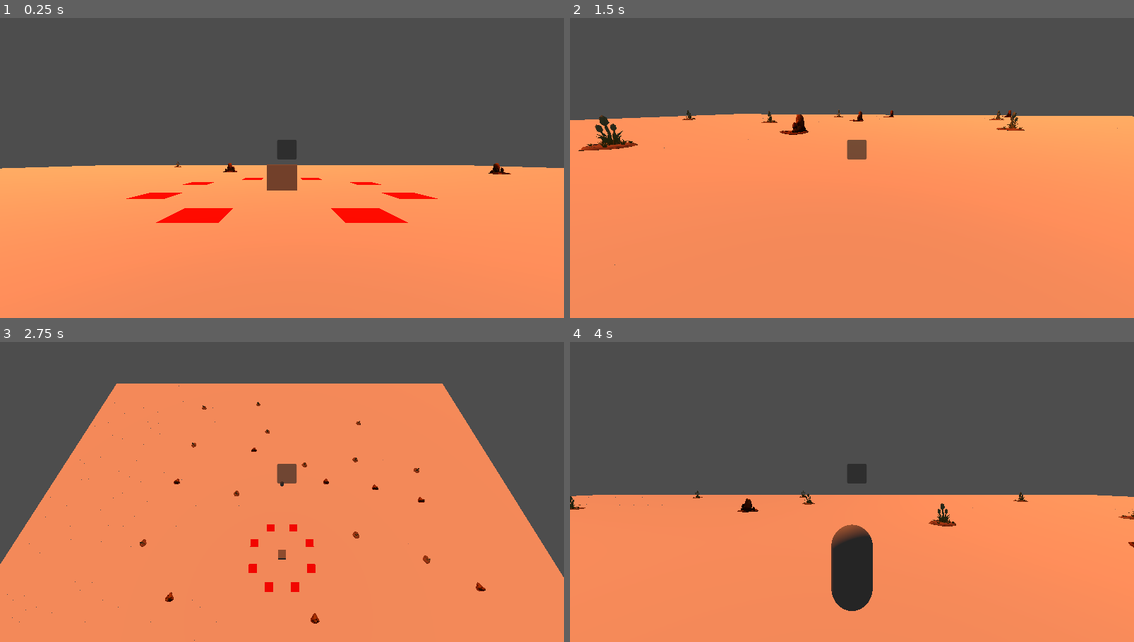
Above: before the commit, frames 1-4 (two rows, left to right).
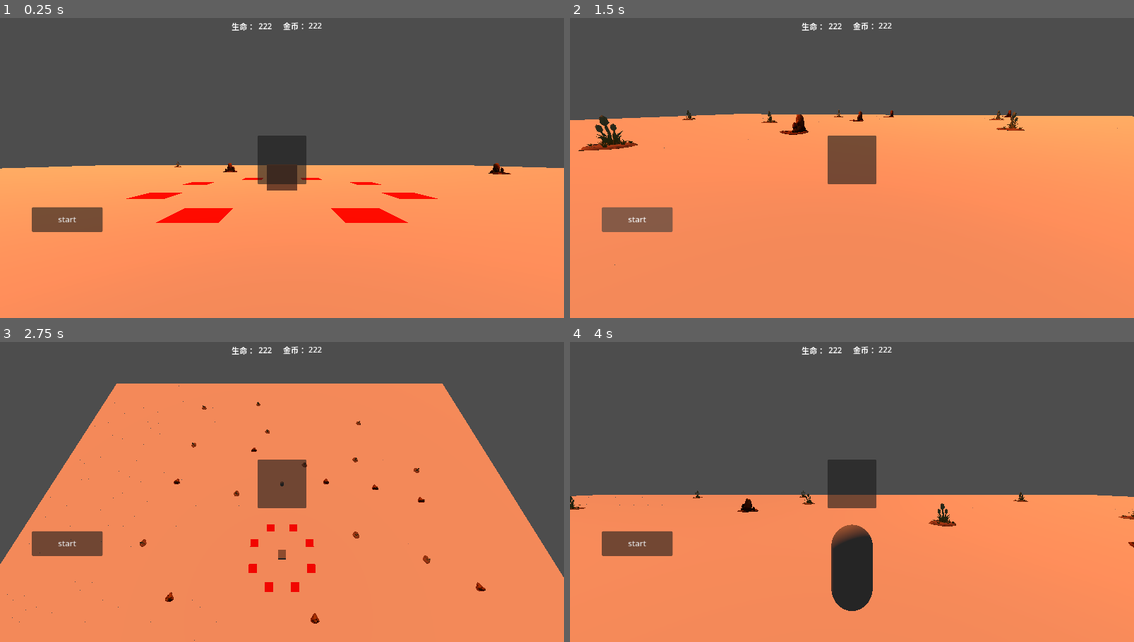
Above: after the commit, the same moments.

Repository: 17857310394/tf
Game: Godot game, scene res://scenes/levels/GameScene.tscn
The game is run twice, just before and just after one commit, with the same random seed, the same clock (stepped at 60 frames per second) and the same inputs.
Inputs (mouse positions are in pixels of both pictures, inside the frame that each line leads up to):
- Up to frame 1 (0.25 s): no input
- Up to frame 2 (1.5 s): click (637, 219) at 0.5 s, where only the run after the commit has a clickable "start"; click (637, 219) at 1.25 s, where only the run after the commit has a clickable "start"
- Up to frame 3 (2.75 s): tap Enter at 2 s; move the mouse to (310, 483) at 2.02 s; hold W (move_forward) from 2.03 s (still down); hold 2 (camera_birdseye) from 2.03 s (still down); tap Space (jump) at 2.27 s
- Up to frame 4 (4 s): keep holding W (move_forward); move the mouse to (823, 486) at 2.77 s; release 2 (camera_birdseye) at 2.78 s; tap 1 (camera_first_person) at 2.85 s; tap Space (jump) at 3.02 s; move the mouse to (863, 477) at 3.52 s; hold 3 (camera_third_person) from 3.53 s (still down)

The runs differ from the first frame. In frame 1, 2.4% of the frame differs, in the area x 5-58%, y 1-72%; in frame 2, 2.4%; in frame 3, 2.4%; in frame 4, 2.4%.

Commit message:
2.1防御塔系统

Diff:
--- a/escape_from_the_red_planet/scenes/levels/GameScene.tscn
+++ b/escape_from_the_red_planet/scenes/levels/GameScene.tscn
@@ -4,6 +4,7 @@
 [ext_resource type="Script" uid="uid://coae26oaktkt6" path="res://scripts/GridMap.gd" id="3_gssgs"]
 [ext_resource type="Script" uid="uid://ct1dvfmnxrkmk" path="res://scripts/player/PlayerController.gd" id="4_99d7c"]
 [ext_resource type="Script" uid="uid://qu0jxpgniuu5" path="res://scripts/managers/CameraManager.gd" id="5_12345"]
+[ext_resource type="PackedScene" uid="uid://0m3xy3fi7rmy" path="res://scenes/ui/playerMain.tscn" id="5_ad7hb"]
 
 [sub_resource type="Environment" id="Environment_0"]
 
@@ -70,8 +71,4 @@
 
 [node name="CanvasLayer" type="CanvasLayer" parent="city" unique_id=1632707164]
 
-[node name="Panel" type="Panel" parent="city/CanvasLayer" unique_id=1559212832]
-offset_left = 566.0
-offset_top = 283.0
-offset_right = 606.0
-offset_bottom = 323.0
+[node name="Panel" parent="city/CanvasLayer" unique_id=835136538 instance=ExtResource("5_ad7hb")]
--- a/escape_from_the_red_planet/scenes/ui/playerMain.tscn
+++ b/escape_from_the_red_planet/scenes/ui/playerMain.tscn
@@ -31,11 +31,8 @@
 anchors_preset = -1
 anchor_left = 0.5
 anchor_right = 0.5
-offset_left = -103.100006
-offset_right = 101.89978
-offset_bottom = 98.0
+offset_bottom = 80.0
 grow_horizontal = 2
-grow_vertical = 2
 
 [node name="Container" type="ReferenceRect" parent="HBoxContainer" unique_id=603047822]
 custom_minimum_size = Vector2(100, 0)
@@ -65,7 +62,7 @@
 [node name="Label" type="Label" parent="HBoxContainer/Container2" unique_id=2020751503]
 layout_mode = 0
 offset_top = 37.0
-offset_right = 200.0
+offset_right = 91.0
 offset_bottom = 60.0
 text = "金币："
 
@@ -86,3 +83,15 @@
 anchor_bottom = 0.9
 grow_horizontal = 2
 grow_vertical = 0
+
+[node name="Button" type="Button" parent="." unique_id=1867920432]
+layout_mode = 1
+anchors_preset = -1
+anchor_left = 0.056
+anchor_top = 0.65000004
+anchor_right = 1.0
+anchor_bottom = 0.72800004
+offset_left = 0.48799896
+offset_right = -942.336
+offset_bottom = 0.25598145
+text = "start"
